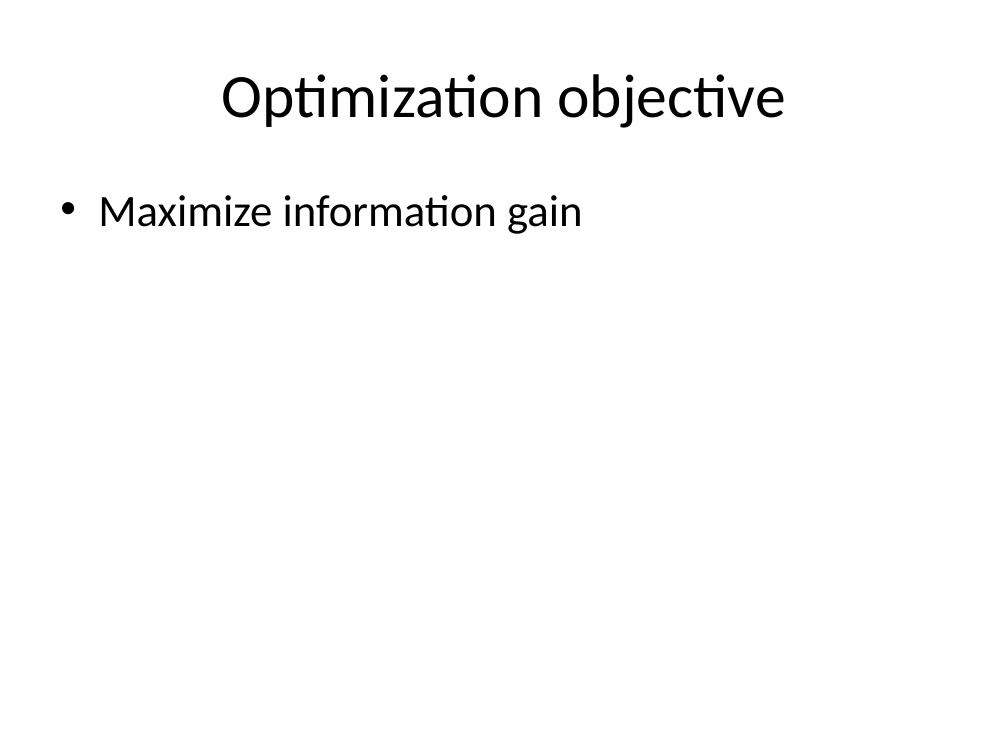
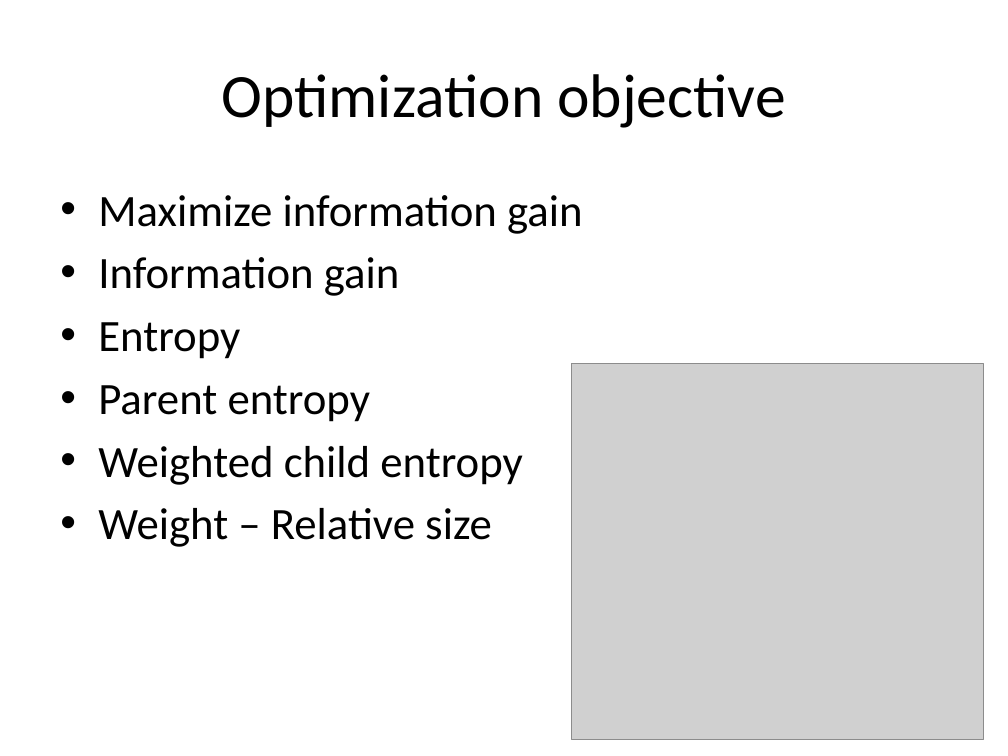
Before and after one commit to look4pritam/ArtificialIntelligence, a slide deck: slide 6 of MachineLearning/DecisionTree.pptx (slide 5 before the commit). Drawn at 1008x756 pixels with LibreOffice and Linux fonts; fonts in the diff are those of the drawing; grey boxes stand for pictures. Boxes give left, top, right and bottom in pixels: in the first picture for what was removed or moved away, otherwise in the second. Text is boxed around its words. In the diff, an @@ line names an element or a change of style, - is before the commit and + after.

```diff
--- a/MachineLearning/DecisionTree.pptx
+++ b/MachineLearning/DecisionTree.pptx
@@ text at box(98, 257, 523, 547): paragraphs added @@
+• Information gain
+• Entropy
+• Parent entropy
+• Weighted child entropy
+• Weight – Relative size
@@ picture added at box(572, 364, 984, 739) @@
```
Also in this commit, not shown: 1 slide added.
